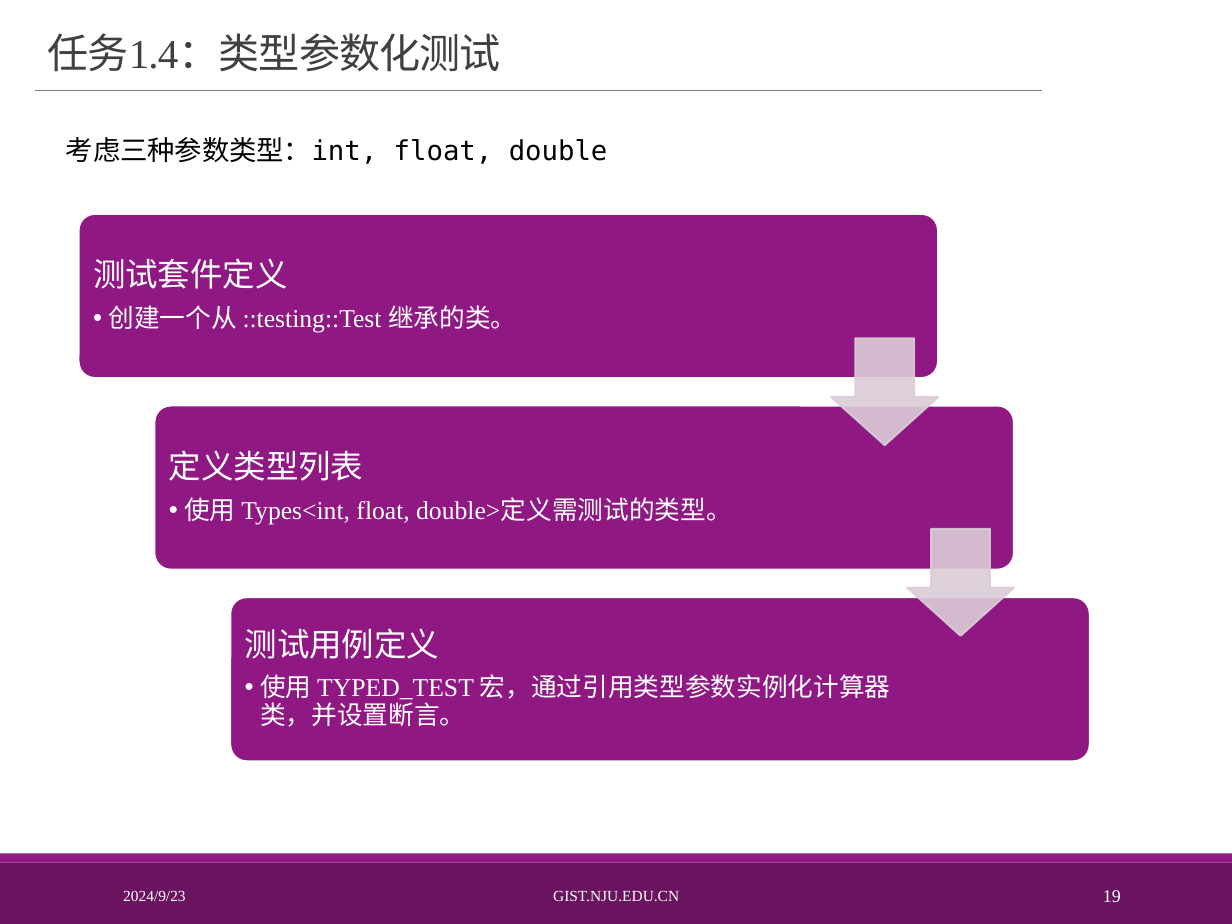
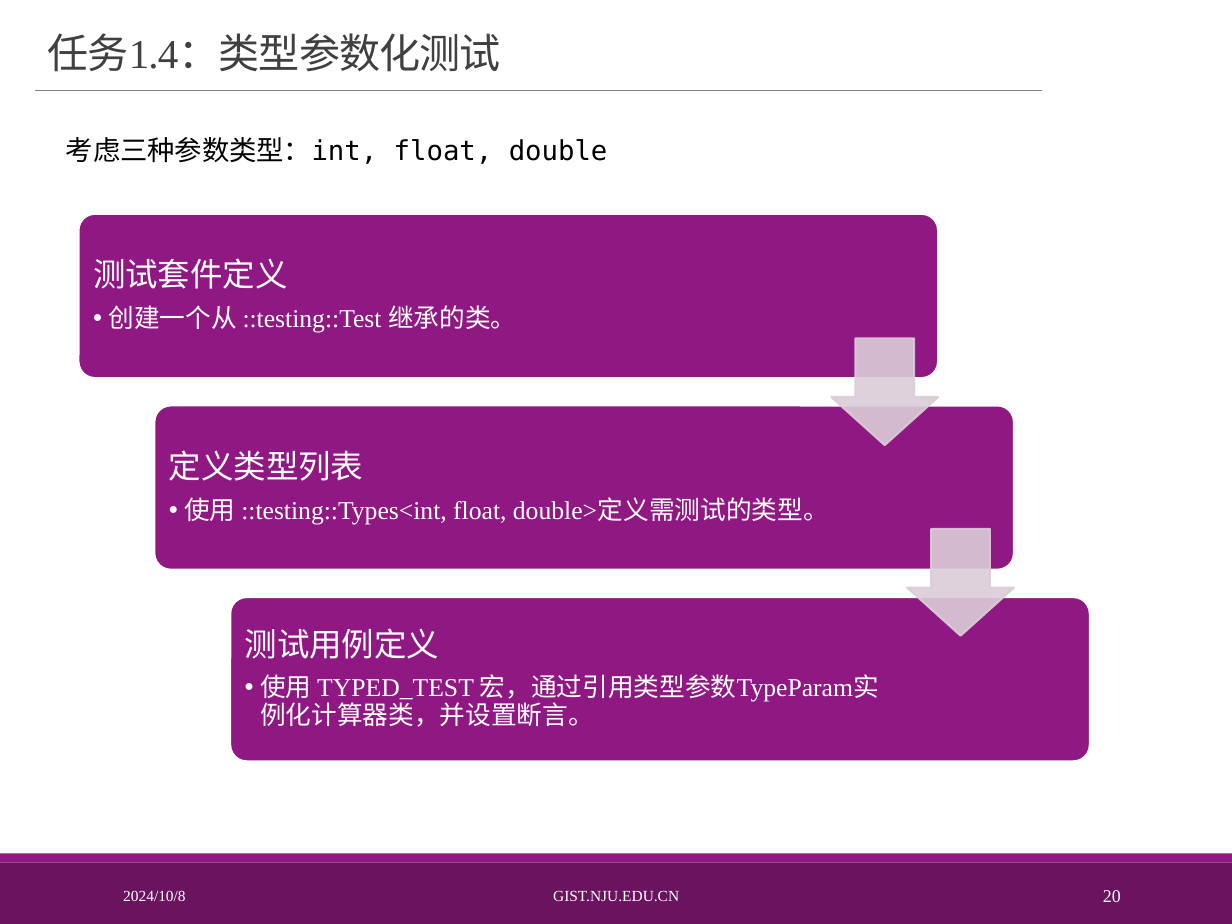
Before and after one commit to baoheipojis/softwareTestingExperiment, a slide deck: slide 20 of 软件测试实验1 2.pptx (slide 19 before the commit). Drawn at 1232x924 pixels with LibreOffice and Linux fonts; fonts in the diff are those of the drawing; background and template pictures are left out. Boxes give left, top, right and bottom in pixels: in the first picture for what was removed or moved away, otherwise in the second. Text is boxed around its words. In the diff, an @@ line names an element or a change of style, - is before the commit and + after.

```diff
--- a/软件测试实验1 2.pptx
+++ b/软件测试实验1 2.pptx
@@ text at [184, 497, 829, 524]: text changed @@
-  • 使用 Types<int, float, double>定义需测试的类型。
+  • 使用 ::testing::Types<int, float, double>定义需测试的类型。
@@ text at [260, 674, 879, 727]: text changed @@
-  • 使用 TYPED_TEST 宏，通过引用类型参数实例化计算器类，并设置断言。
+  • 使用 TYPED_TEST 宏，通过引用类型参数TypeParam实例化计算器类，并设置断言。
@@ text at [123, 890, 185, 901]: text changed @@
-2024/9/23
+2024/10/8
@@ page number at [1103, 890, 1121, 902]: text changed @@
-19
+20
```
Also in this commit, not shown: 23 other slides changed, 6 slides added, 11 other files.
